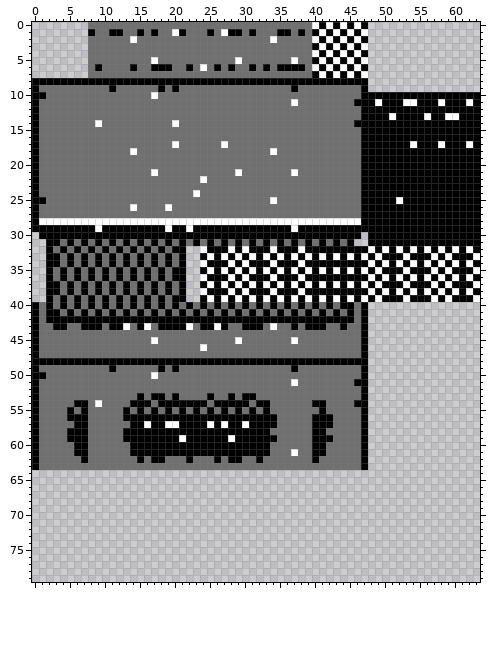
File history of a sprite sheet, assets/images/tilesets/ground_new.png. The first picture shows the starting point.
The file is 64x80 pixels.
And afterwards:
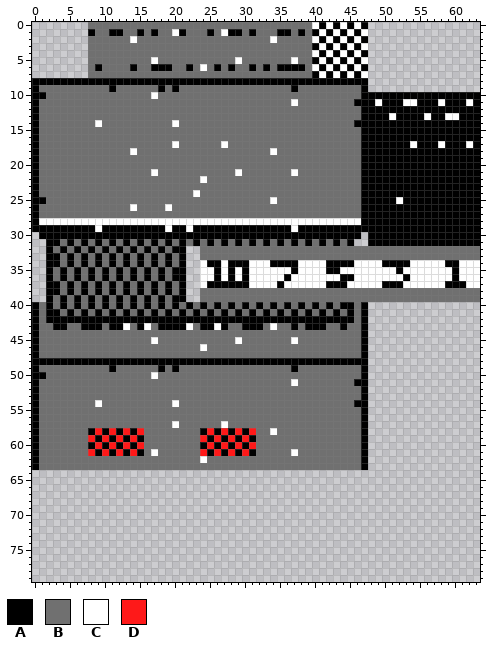
Palette (. is transparent): A #000000  B #707070  C #ffffff  D #fe1919
The edit:
Changed rows in their new state; - is an unchanged pixel.
first column x 24:
32 BBBBBBBBBBBBBBBBBBBBBBBBBBBBBBBBBBBBBBBB
33 BBBBBBBBBBBBBBBBBBBBBBBBBBBBBBBBBBBBBBBB
34 ---CA-ACCCA----CCC----CC-CA-A--C-C--AC-C
35 C-------C-C-CAC-C--AC-C-C-CC--CCC-C--CC-
36 -C-CACACCC-C-C-CCCCC--CC-C-C---C-C-CAC-C
37 CA-A-A--C-CAC-C-C--A--C-C-----CCC-CA--C-
38 BBBBBBBBBBBBBBBBBBBBBBBBBBBBBBBBBBBBBBBB
39 BBBBBBBBBBBBBBBBBBBBBBBBBBBBBBBBBBBBBBBB
first column x 5:
53 ----------B-BB-B----B--B-BB-----------
54 -BB------BBB-BBCBBBB-BBBBB-BB------BB-
55 B-B-----B-B-B-B-B-B-B-B-B-B-B-------B-
56 BBB-----BBBBBBBBBBBBBBBBBBBBBB-----BBB
57 -BB------BBBBBB-BBBBBB-BBBBBBB-----BBB
58 BBBADADAD-DBBBBBBBB-D-D-D-DBBC-----BB-
59 BBBDADAD-D-BBBBBBBBD-D-D-D-BBB-----BBB
60 -BBADADAD-DBBBBBBBB-D-D-D-DBB------BB-
61 -BBDADADAD-BCBBBBBBD-D-D-D-BB------BB-
62 --B-------B-BB---B-C-B-BB--B-------B--
Changed places in both pictures, as pixel boxes (x1, y1, x2, y2):
changed: (200, 246, 480, 302)
changed: (67, 393, 277, 463)
changed: (312, 400, 333, 463)
